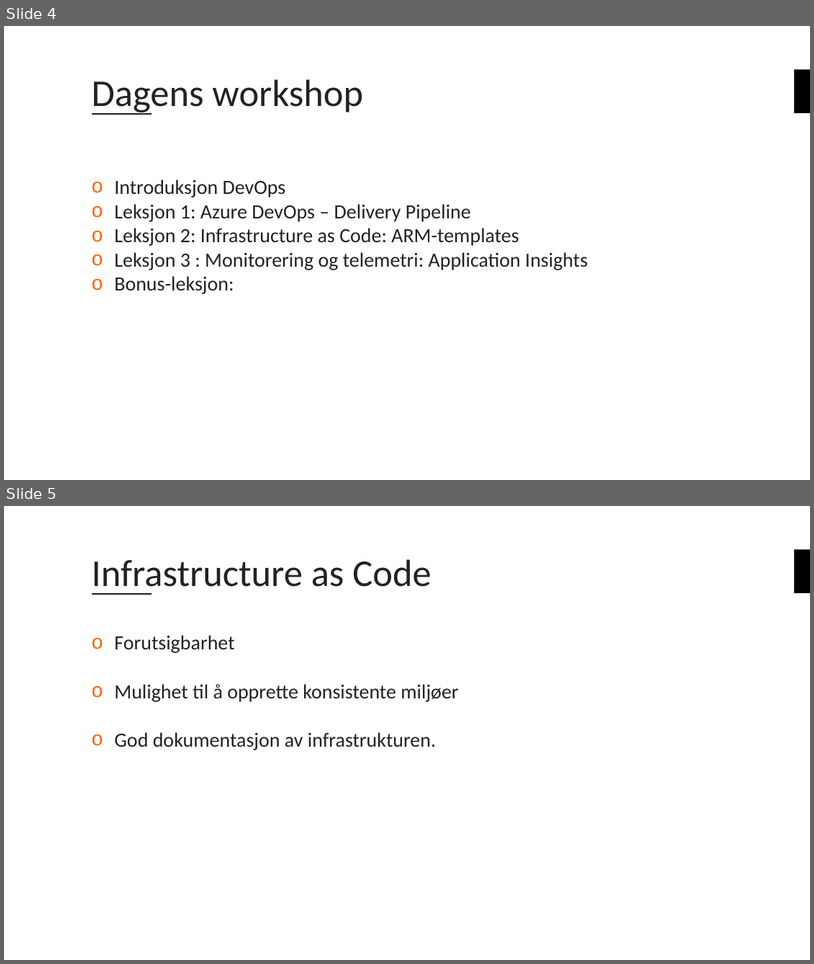
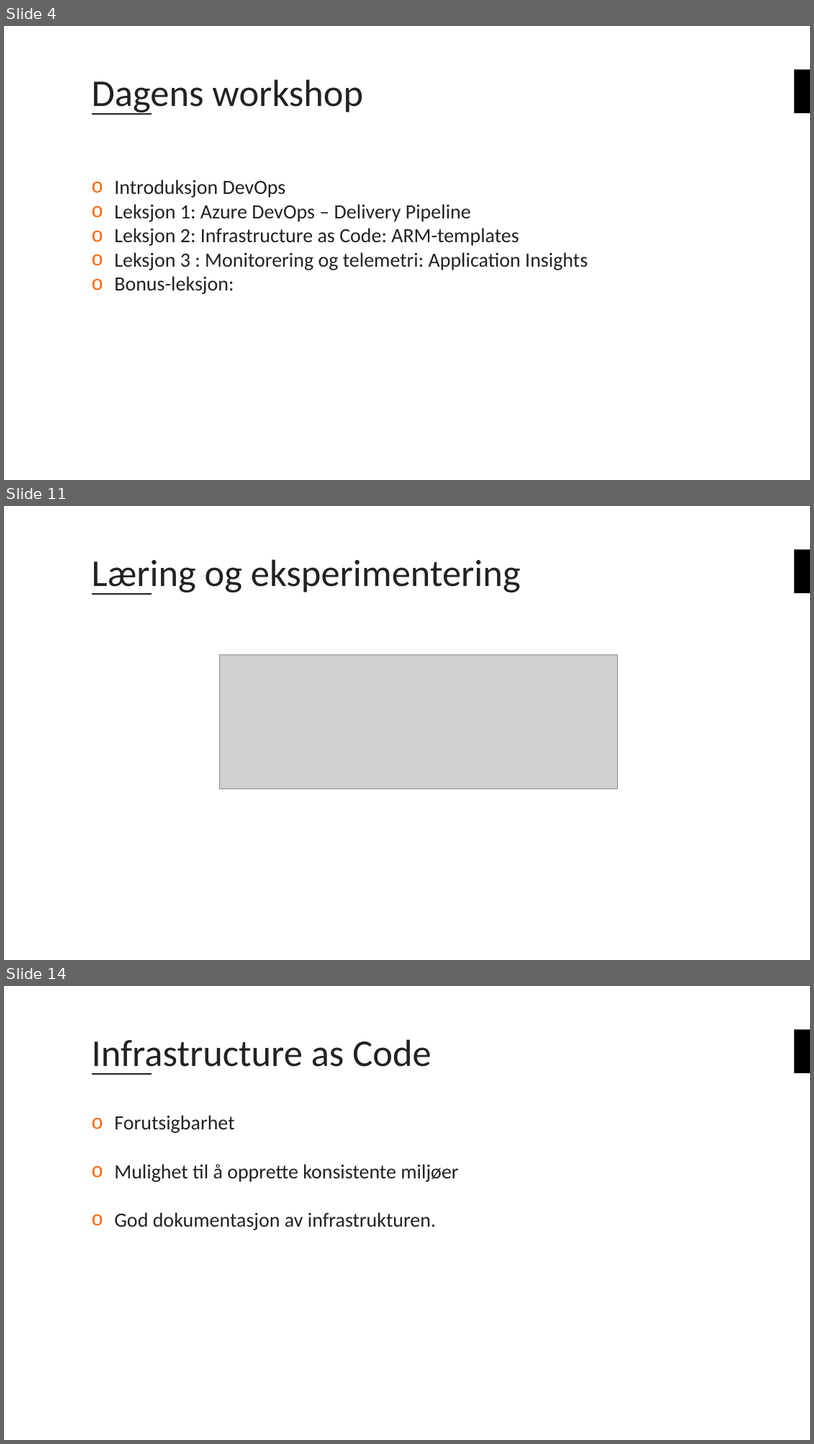
Before and after one commit to bouvet/azure-workshops, a slide deck: Workshop_2/Presentasjon/Azureskolen-Workshop#2.pptx. Shown one above the other, each under a label of ours: slides 4 and 5 before the commit, slides 4, 11 and 14 after it; the slides between them are not shown. The pictures are 814x964 and 814x1444 pixels, drawn with LibreOffice and Linux fonts; fonts in the diff are those of the drawing; grey boxes stand for pictures; background and template pictures are left out. Boxes give left, top, right and bottom in pixels: in the first picture for what was removed or moved away, otherwise in the second. Text is boxed around its words. In the diff, an @@ line names an element or a change of style, - is before the commit and + after.

```diff
--- a/Workshop_2/Presentasjon/Azureskolen-Workshop#2.pptx
+++ b/Workshop_2/Presentasjon/Azureskolen-Workshop#2.pptx
@@ slide 11 added at [4,506,810,960], background #FFFFFF; not listed: 2 template elements that a slide beside it also shows @@
@@ title added at [92,559,521,595], 45 pt, text #222222 @@
+Læring og eksperimentering
@@ picture added at [220,655,618,788] @@
@@ what was slide 5 is now slide 14 @@
```
Also in this commit, not shown: 8 other slides added.
